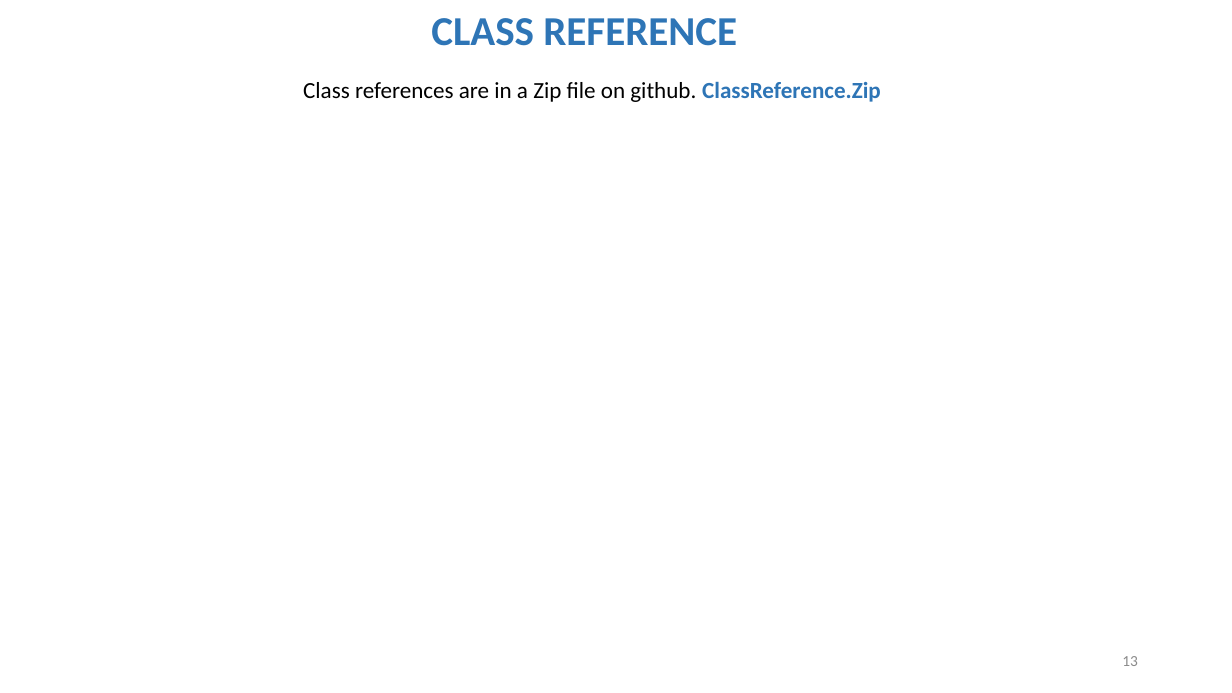
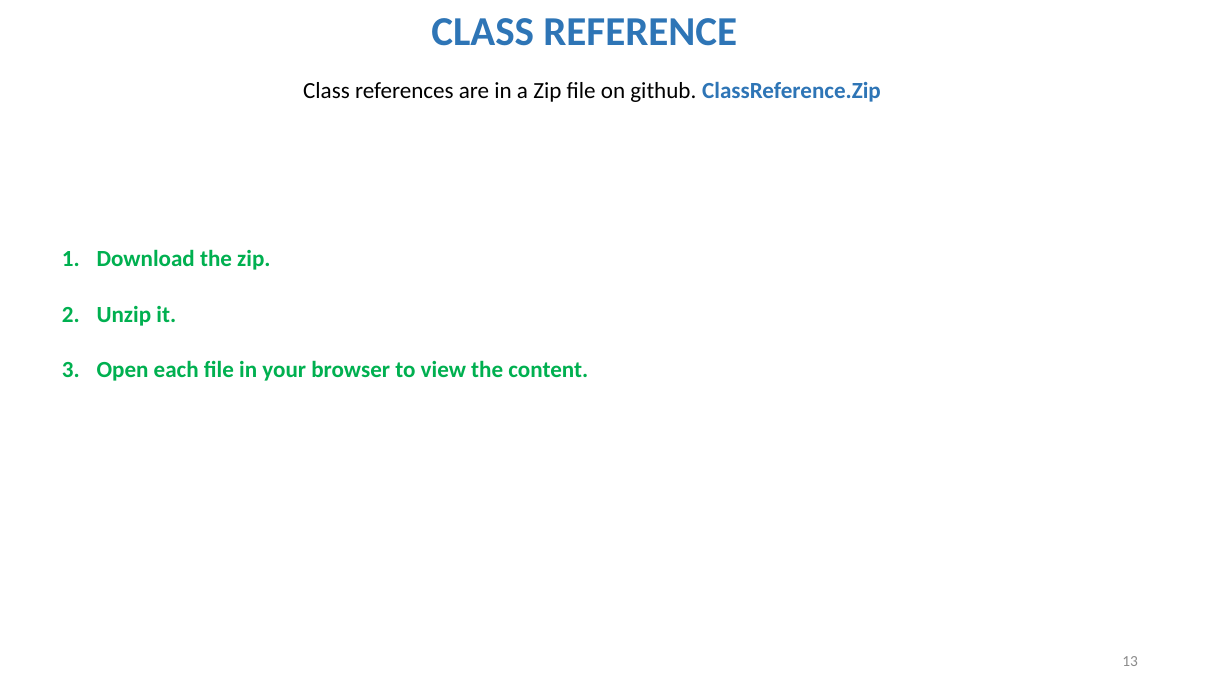
Before and after one commit to fernandobarahona/MusicApp, a slide deck: slide 13 of Documentation/DOCUMENTATION MUSIC APP.pptx. Drawn at 1232x693 pixels with LibreOffice and Linux fonts; fonts in the diff are those of the drawing. Boxes give left, top, right and bottom in pixels: in the first picture for what was removed or moved away, otherwise in the second. Text is boxed around its words. In the diff, an @@ line names an element or a change of style, - is before the commit and + after.

```diff
--- a/Documentation/DOCUMENTATION MUSIC APP.pptx
+++ b/Documentation/DOCUMENTATION MUSIC APP.pptx
@@ text added at [97,249,588,381], 18 pt, text #00B050, bold @@
+1. Download the zip.
+2. Unzip it.
+3. Open each file in your browser to view the content.
```
Also in this commit, not shown: 1 other file.
